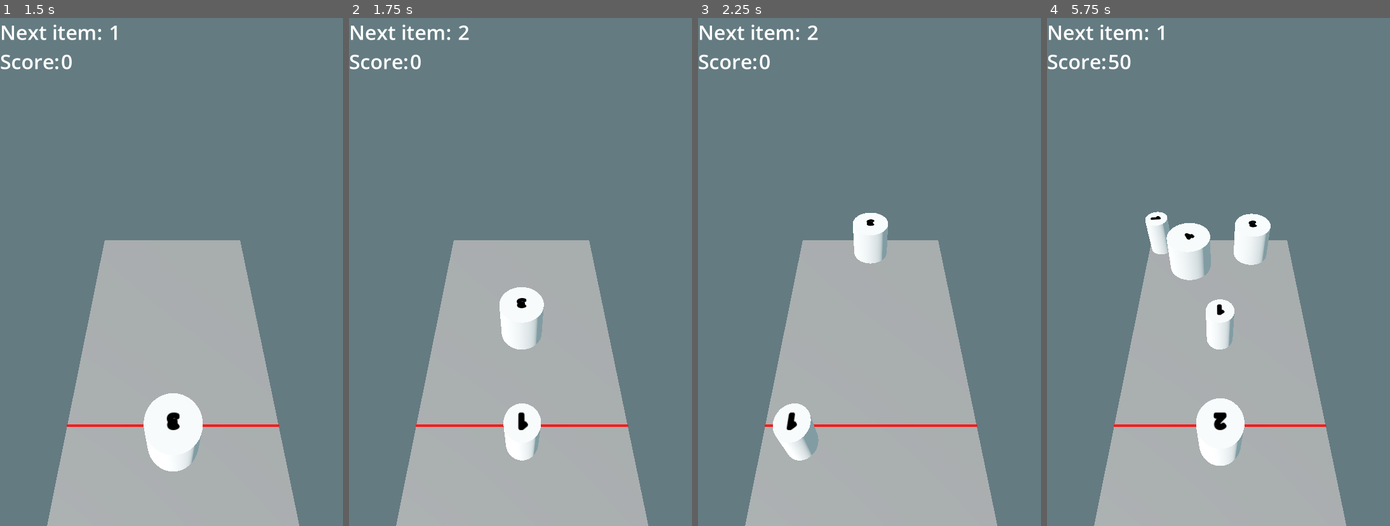
Above: before the commit, frames 1-4 (left to right).
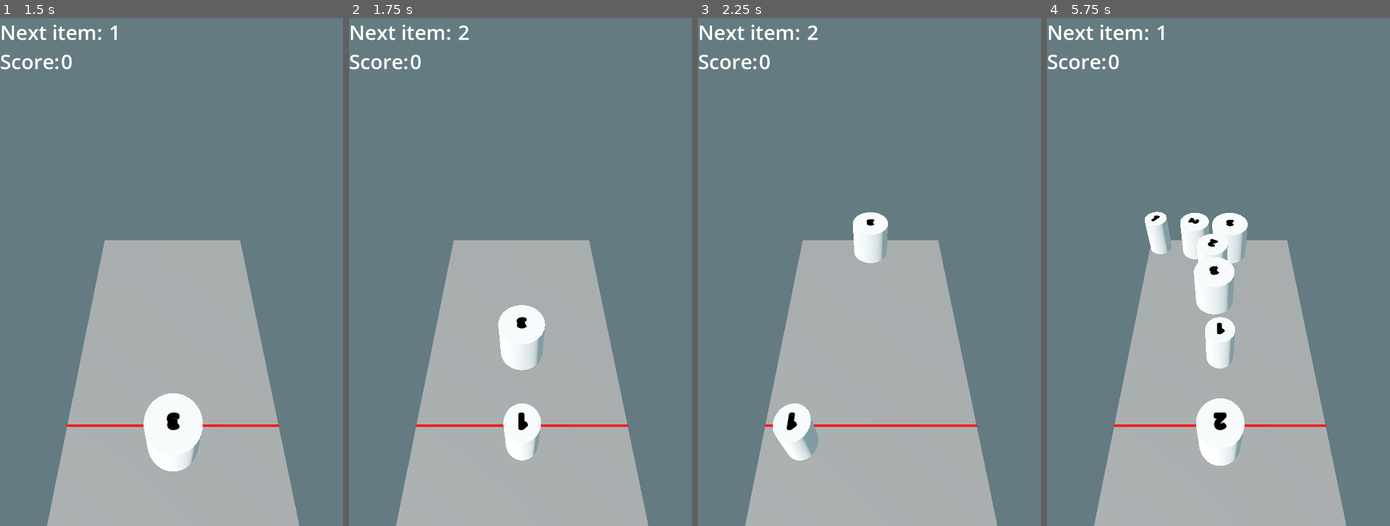
Above: after the commit, the same moments.

Repository: s3rius/bowling-merge
Game: Godot game, scene res://scenes/menus/MainMenu.tscn
The game is run twice, just before and just after one commit, with the same random seed, the same clock (stepped at 60 frames per second) and the same inputs.
Inputs (mouse positions are in pixels of both pictures, inside the frame that each line leads up to):
- Up to frame 1 (1.5 s): click "Start" at 0.5 s; tap Enter at 1.25 s; move the mouse to (246, 246) at 1.27 s; click (246, 246) at 1.42 s
- Up to frame 2 (1.75 s): no input
- Up to frame 3 (2.25 s): drag from (800, 297) to (852, 373) at 2.02 s
- Up to frame 4 (5.75 s): move the mouse to (1252, 160) at 2.77 s; click (1252, 160) at 2.92 s; drag from (1201, 373) to (1115, 195) at 3.52 s; move the mouse to (1321, 348) at 4.27 s; click (1321, 348) at 4.42 s; drag from (1115, 195) to (1167, 145) at 5.02 s

Frame 1 is identical in both runs. In frame 2, 1.2% of the frame differs, in the area x 43-58%, y 53-70%; in frame 3, less than 0.1%; in frame 4, 4.0%, in the area x 17-66%, y 7-69%.

Commit message:
More small fixes.

Diff:
--- a/scenes/game.tscn
+++ b/scenes/game.tscn
@@ -52,6 +52,7 @@
 [node name="GameScene" type="Node3D"]
 script = ExtResource("1_uwrxv")
 pawn_scene = ExtResource("2_yqjtg")
+pawn_velocity = 4.0
 
 [node name="MainCamera" type="Camera3D" parent="."]
 transform = Transform3D(-1, -4.3711385e-08, 7.5710346e-08, 2.642675e-08, 0.6743668, 0.7383966, -8.333288e-08, 0.7383966, -0.6743668, 0.013, 3.154984, -0.66493535)
--- a/scenes/pawn.tscn
+++ b/scenes/pawn.tscn
@@ -3,6 +3,7 @@
 [ext_resource type="Script" uid="uid://bsppusw25hdeo" path="res://scripts/pawn.gd" id="1_bab8k"]
 
 [sub_resource type="PhysicsMaterial" id="PhysicsMaterial_bab8k"]
+absorbent = true
 
 [sub_resource type="CylinderShape3D" id="CylinderShape3D_ccfo0"]
 margin = 0.5
--- a/scripts/limit.gd
+++ b/scripts/limit.gd
@@ -14,7 +14,8 @@
 	var pawn = body as Pawn
 	bodies_in_limit[pawn.get_instance_id()] = true
 	pawn.start_blinking()
-	$LimitTimer.start(limit_timer)
+	if $LimitTimer.is_stopped():
+		$LimitTimer.start(limit_timer)
 
 func on_body_exited(body: Node) -> void:
 	var pawn = body as Pawn
--- a/scripts/pawn.gd
+++ b/scripts/pawn.gd
@@ -11,7 +11,7 @@
 # Called when the node enters the scene tree for the first time.
 func _ready() -> void:
 	self.contact_monitor = false
-	self.max_contacts_reported = 10
+	self.max_contacts_reported = 100
 	self.connect("body_entered", _on_body_entered)
 
 func disable_pawn_collisions():
